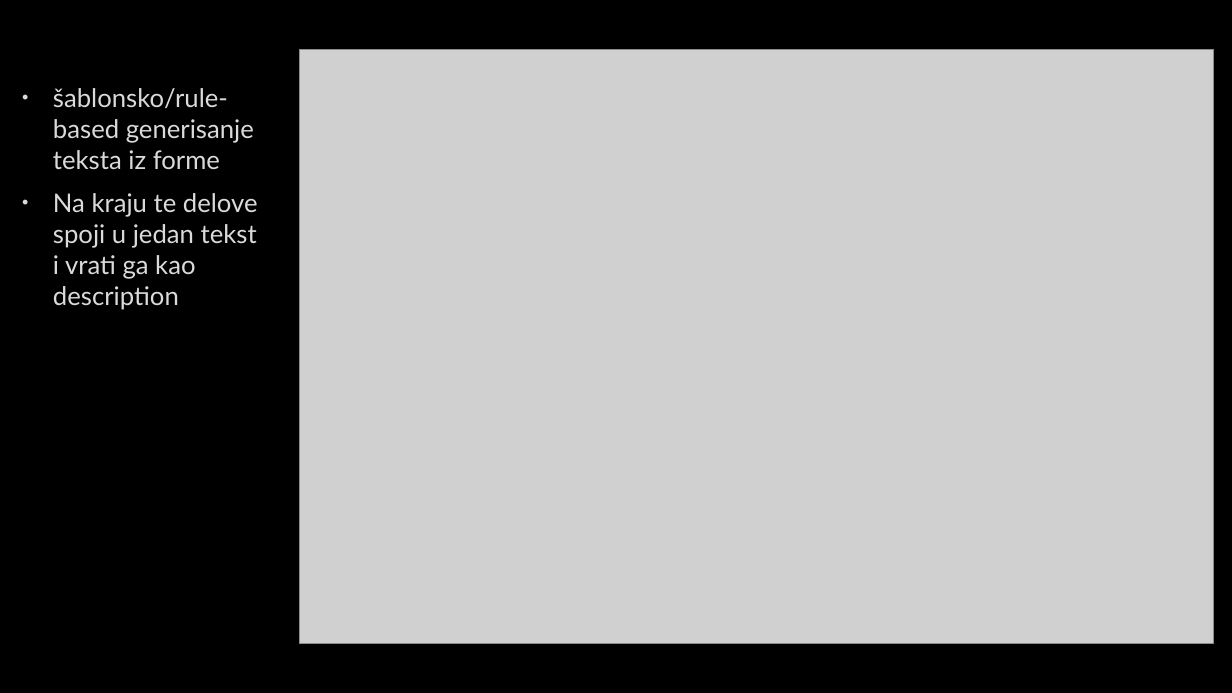
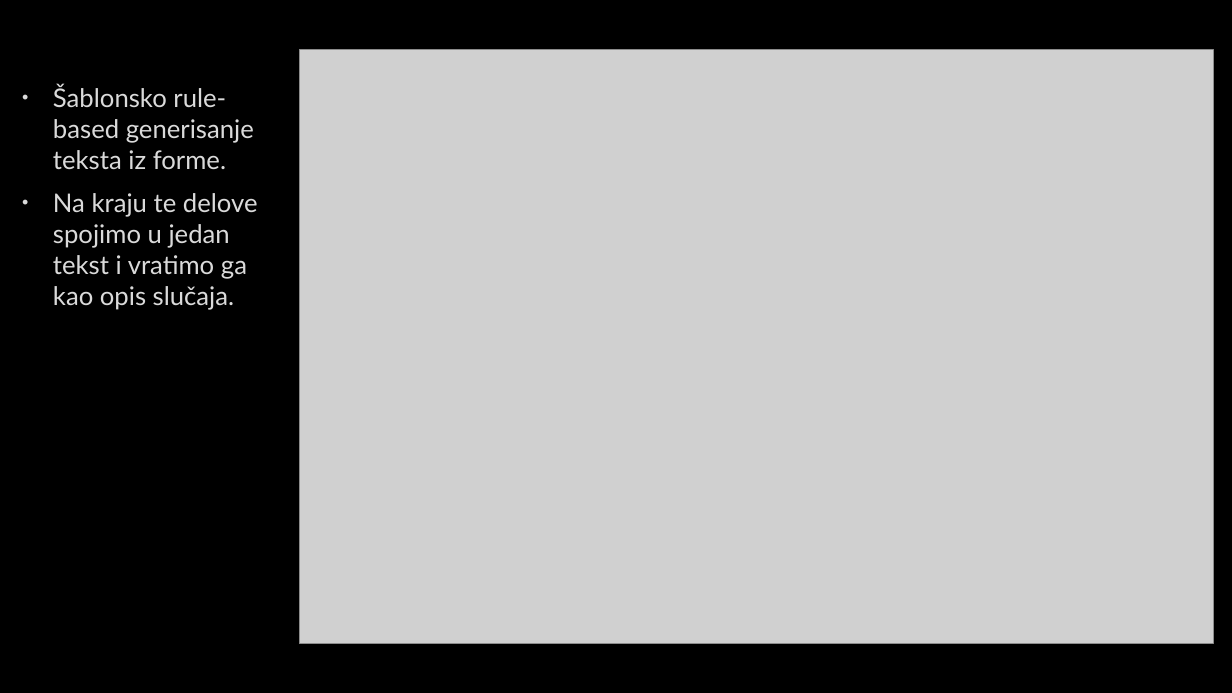
Before and after one commit to urospetraskovic/PravnaInformatikaTeam8, a slide deck: slide 46 of Project/Prezentacija.pptx. Drawn at 1232x693 pixels with LibreOffice and Linux fonts; fonts in the diff are those of the drawing; grey boxes stand for pictures; background and template pictures are left out. Boxes give left, top, right and bottom in pixels: in the first picture for what was removed or moved away, otherwise in the second. Text is boxed around its words. In the diff, an @@ line names an element or a change of style, - is before the commit and + after.

```diff
--- a/Project/Prezentacija.pptx
+++ b/Project/Prezentacija.pptx
@@ text at (53, 85, 258, 310): text changed @@
-• šablonsko/rule-based generisanje teksta iz forme
-• Na kraju te delove spoji u jedan tekst i vrati ga kao description
+• Šablonsko rule-based generisanje teksta iz forme.
+• Na kraju te delove spojimo u jedan tekst i vratimo ga kao opis slučaja.
```
Also in this commit, not shown: 44 other slides changed.
